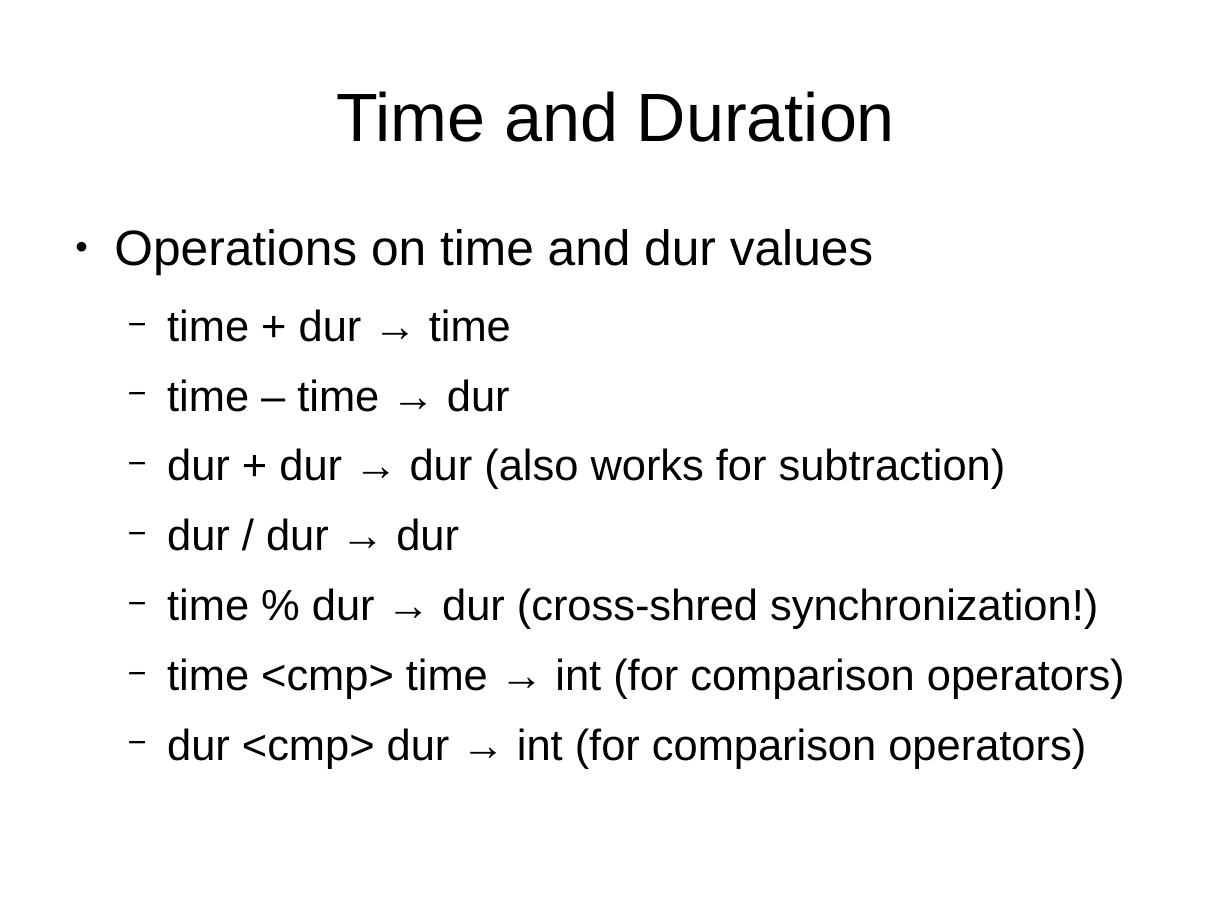
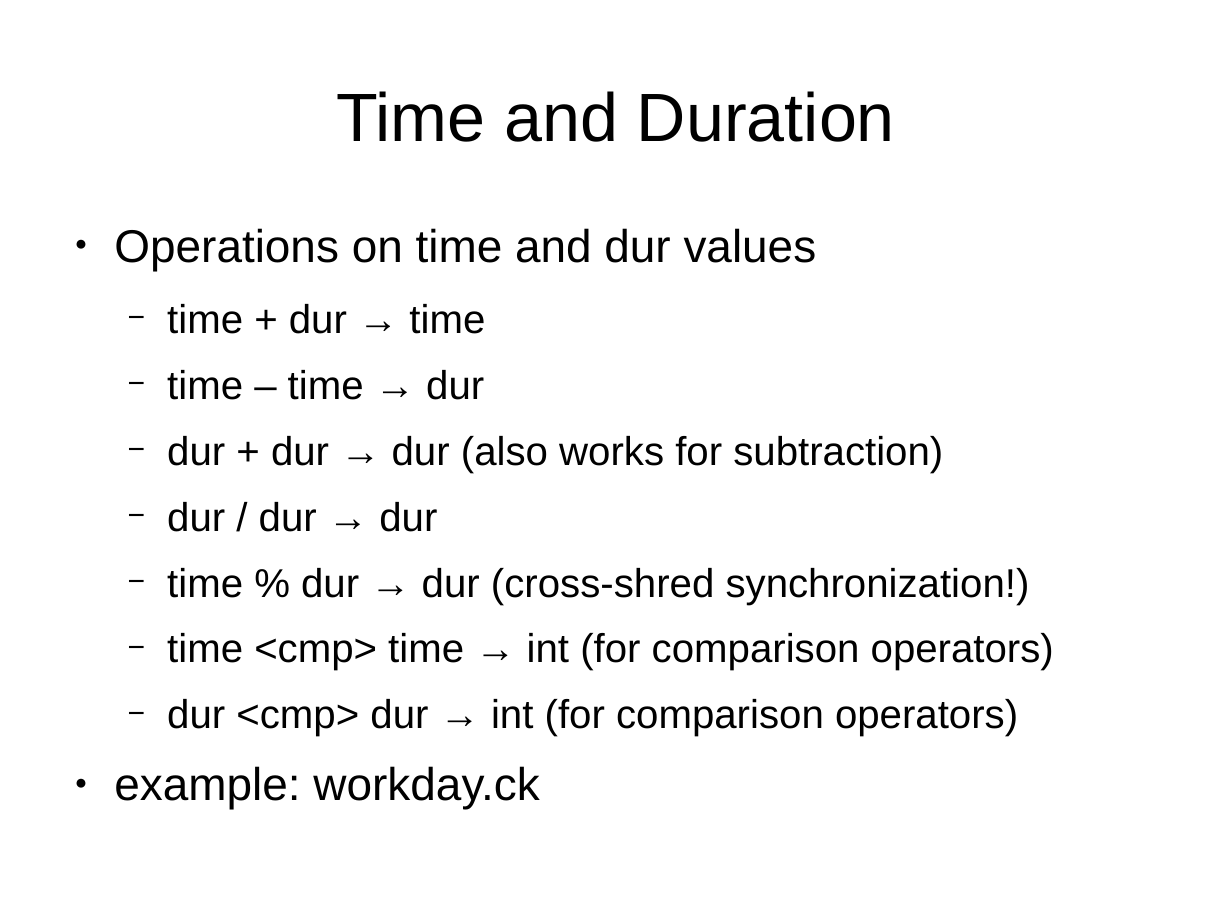
Before and after one commit to briansorahan/txlf-2013-chuck-talk, a slide deck: slide 24 of ChuckTalk.odp (slide 26 before the commit). Drawn at 1232x924 pixels with LibreOffice and Linux fonts; fonts in the diff are those of the drawing. Boxes give left, top, right and bottom in pixels: in the first picture for what was removed or moved away, otherwise in the second. Text is boxed around its words. In the diff, an @@ line names an element or a change of style, - is before the commit and + after.

Commit message:
added some time examples

```diff
--- a/ChuckTalk.odp
+++ b/ChuckTalk.odp
@@ text at bbox=[114, 228, 1054, 736]: paragraph added @@
+● example: workday.ck
@@ text at bbox=[114, 228, 1054, 736]: size 32 to 29.6 pt in "Operations on time and dur values"; size 28 to 25.9 pt in "time + dur → time", "time – time → dur", "dur + dur → dur (also works ...", "dur / dur → dur" and 3 more places @@
```
Also in this commit, not shown: 4 other slides changed, 3 slides removed, 3 other files.
